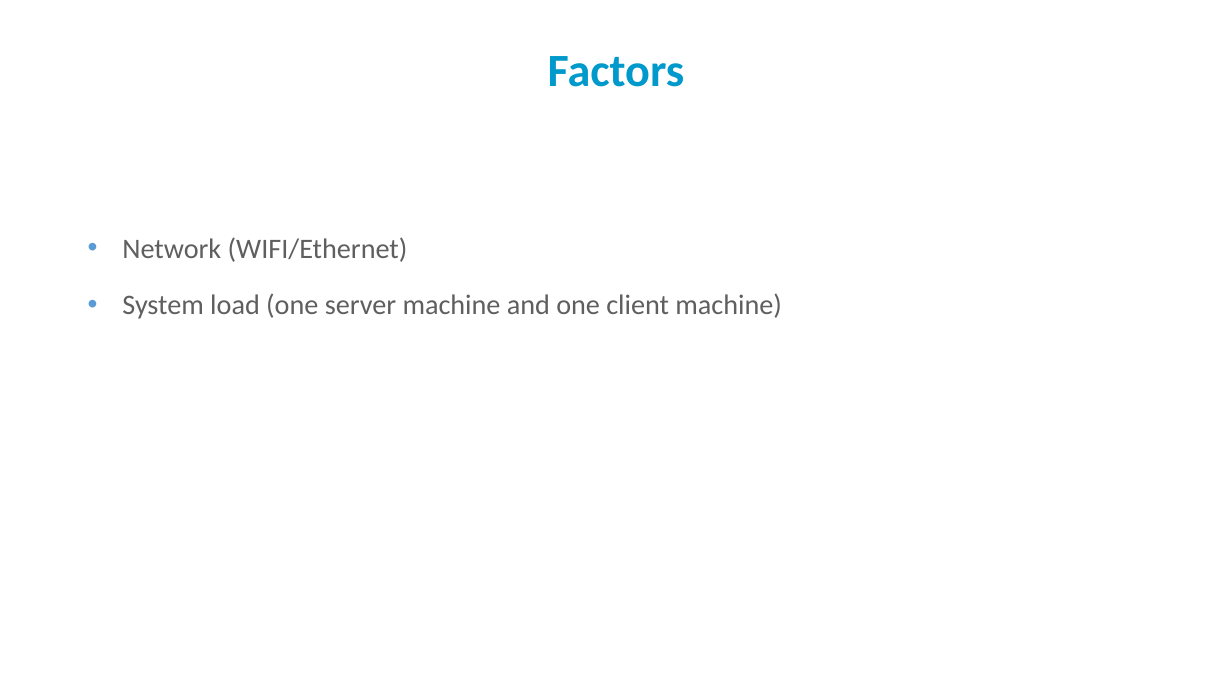
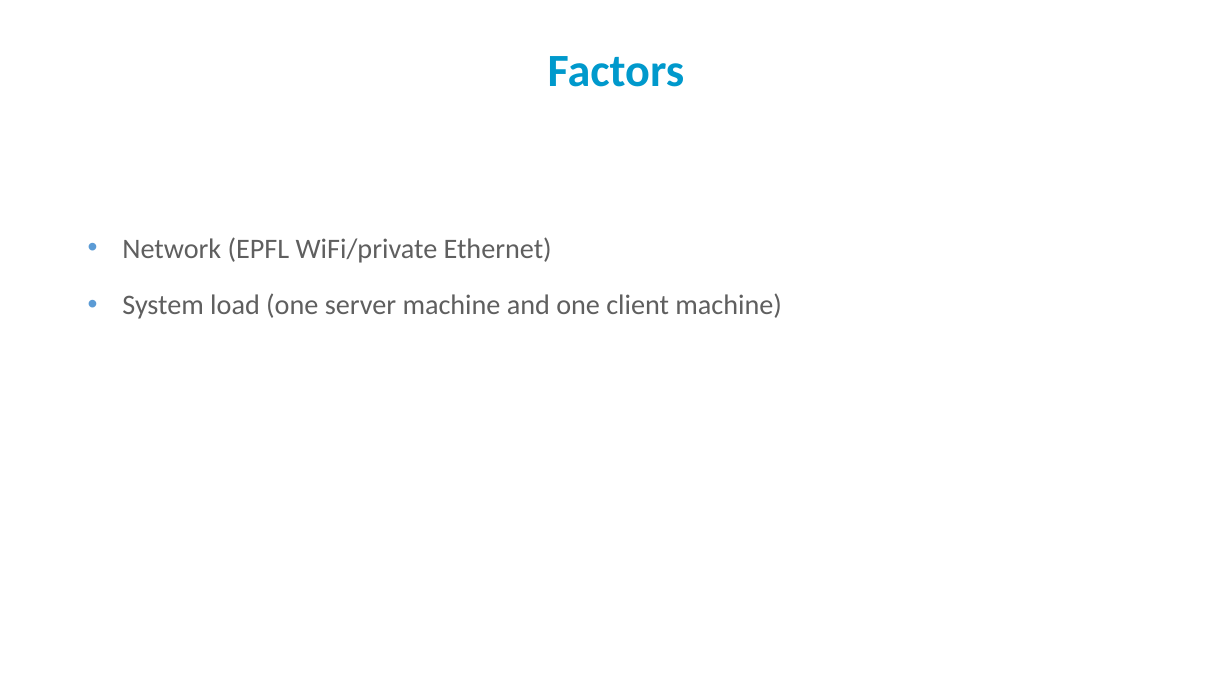
Before and after one commit to PatrickAndrade/top2developers, a slide deck: slide 8 of Perf Eval - Final presentation.pptx. Drawn at 1232x693 pixels with LibreOffice and Linux fonts; fonts in the diff are those of the drawing; background and template pictures are left out. Boxes give left, top, right and bottom in pixels: in the first picture for what was removed or moved away, otherwise in the second. Text is boxed around its words. In the diff, an @@ line names an element or a change of style, - is before the commit and + after.

```diff
--- a/Perf Eval - Final presentation.pptx
+++ b/Perf Eval - Final presentation.pptx
@@ text at (122,237,552,263): text changed @@
-• Network (WIFI/Ethernet)
+• Network (EPFL WiFi/private Ethernet)
```
Also in this commit, not shown: 9 other slides changed, 9 slides added, 5 slides removed.
